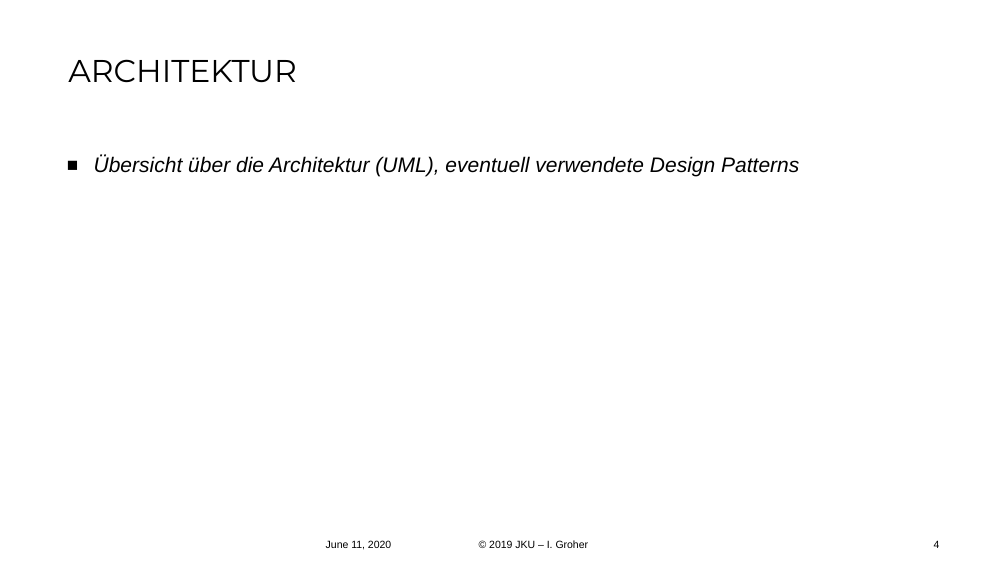
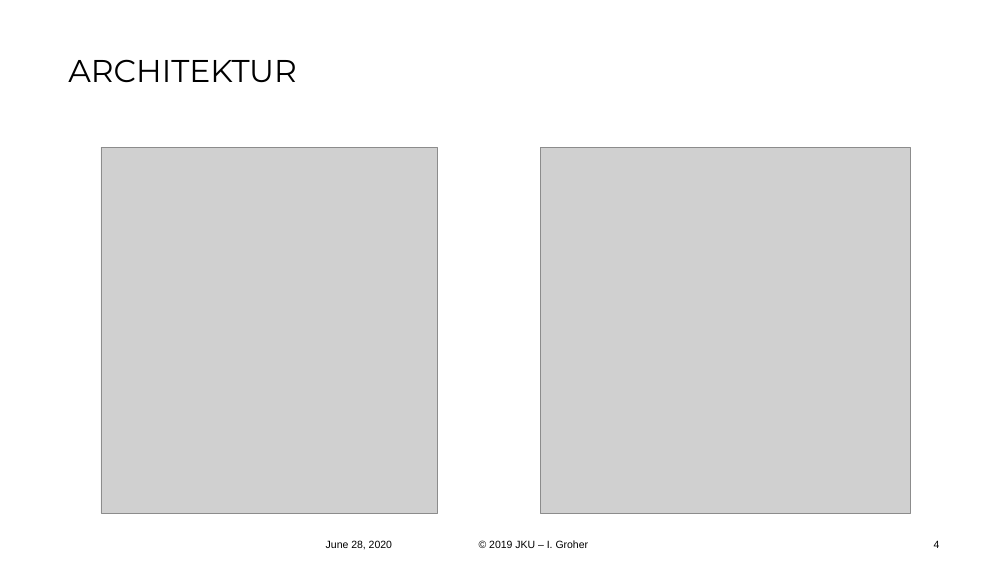
Before and after one commit to FireRedDev/TaskyCompanion, a slide deck: slide 4 of Release 3.pptx. Drawn at 1008x567 pixels with LibreOffice and Linux fonts; fonts in the diff are those of the drawing; grey boxes stand for pictures; background and template pictures are left out. Boxes give left, top, right and bottom in pixels: in the first picture for what was removed or moved away, otherwise in the second. Text is boxed around its words. In the diff, an @@ line names an element or a change of style, - is before the commit and + after.

```diff
--- a/Release 3.pptx
+++ b/Release 3.pptx
@@ picture added at [101, 147, 438, 513] @@
@@ picture added at [541, 147, 910, 513] @@
@@ text removed at [94, 156, 799, 177] @@
-■ Übersicht über die Architektur (UML), eventuell verwendete Design Patterns
@@ text at [326, 540, 392, 549]: text changed @@
-June 11, 2020
+June 28, 2020
```
Also in this commit, not shown: 8 other slides changed, 2 slides added, 1 slide removed, 1 other file.
